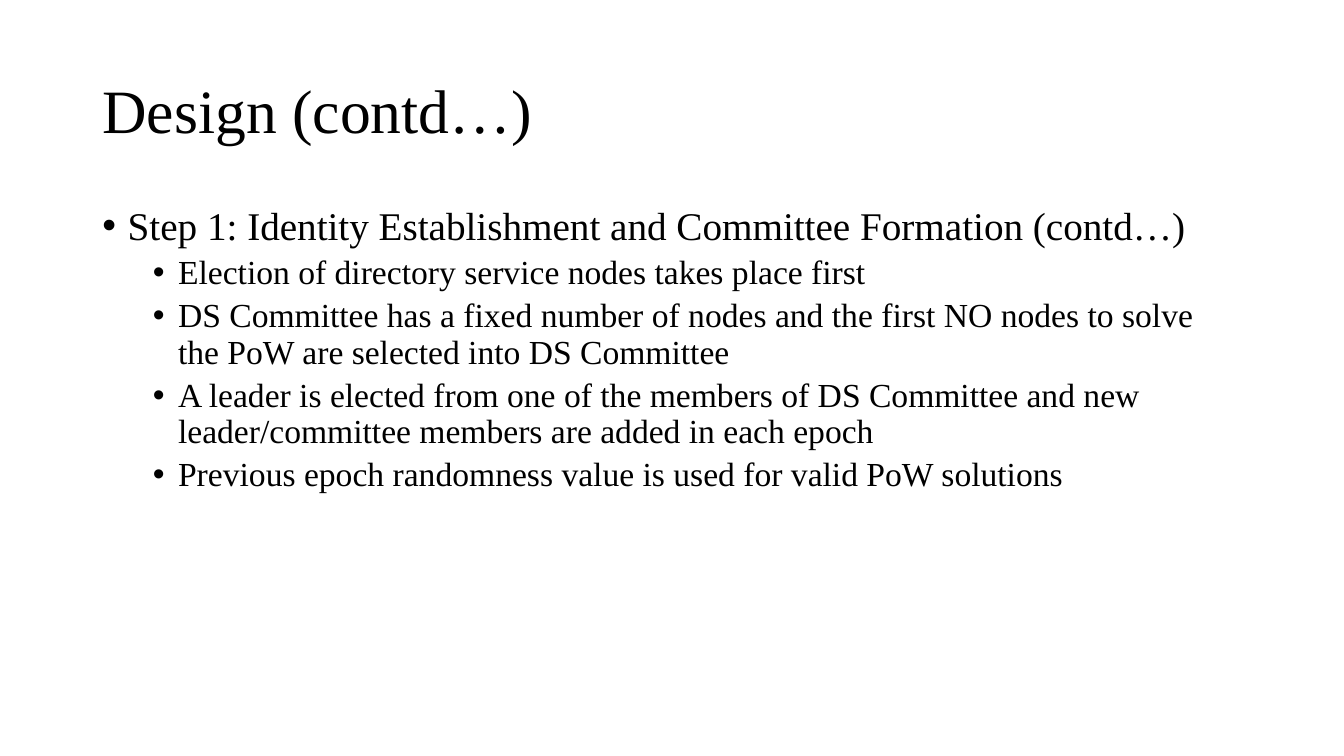
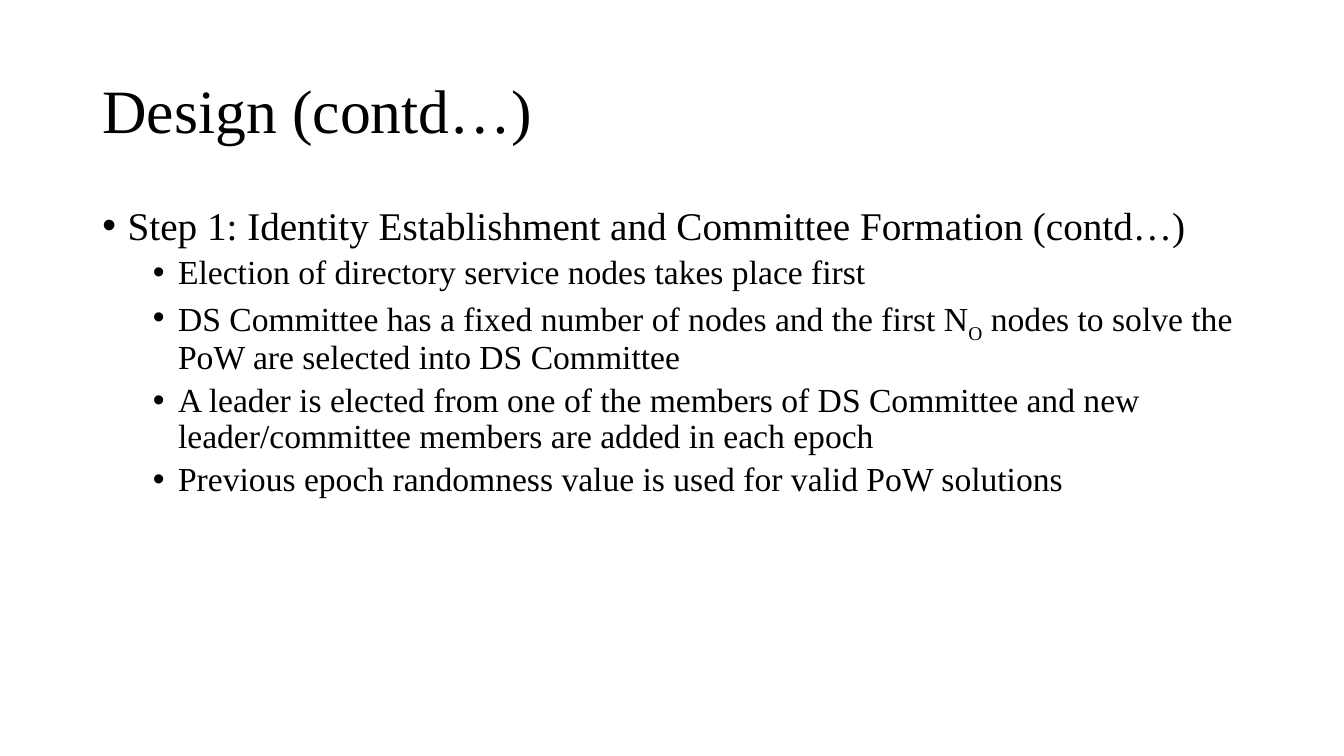
Before and after one commit to Tsajan/2018FallSemPOSTECH, a slide deck: slide 8 of CSED601 Dependable Computing/Sharding.pptx. Drawn at 1344x756 pixels with LibreOffice and Linux fonts; fonts in the diff are those of the drawing. Boxes give left, top, right and bottom in pixels: in the first picture for what was removed or moved away, otherwise in the second. Text is boxed around its words. In the diff, an @@ line names an element or a change of style, - is before the commit and + after.

```diff
--- a/CSED601 Dependable Computing/Sharding.pptx
+++ b/CSED601 Dependable Computing/Sharding.pptx
@@ text at (178, 307, 1232, 370): now subscript in "NO" @@
```
Also in this commit, not shown: 10 other slides changed, 6 slides added, 2 other files.
